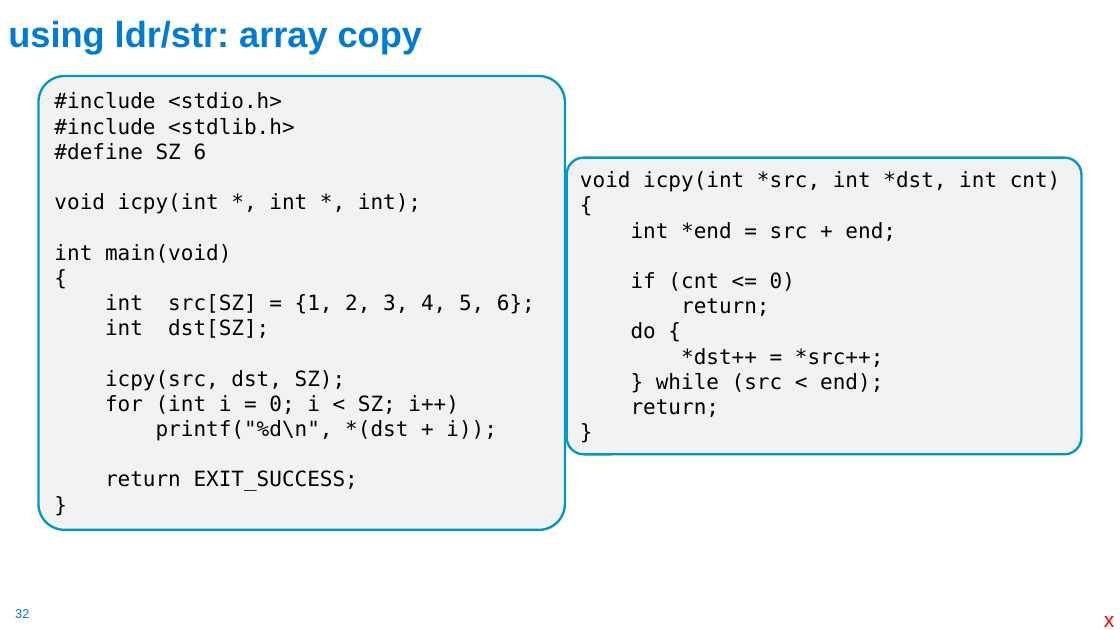
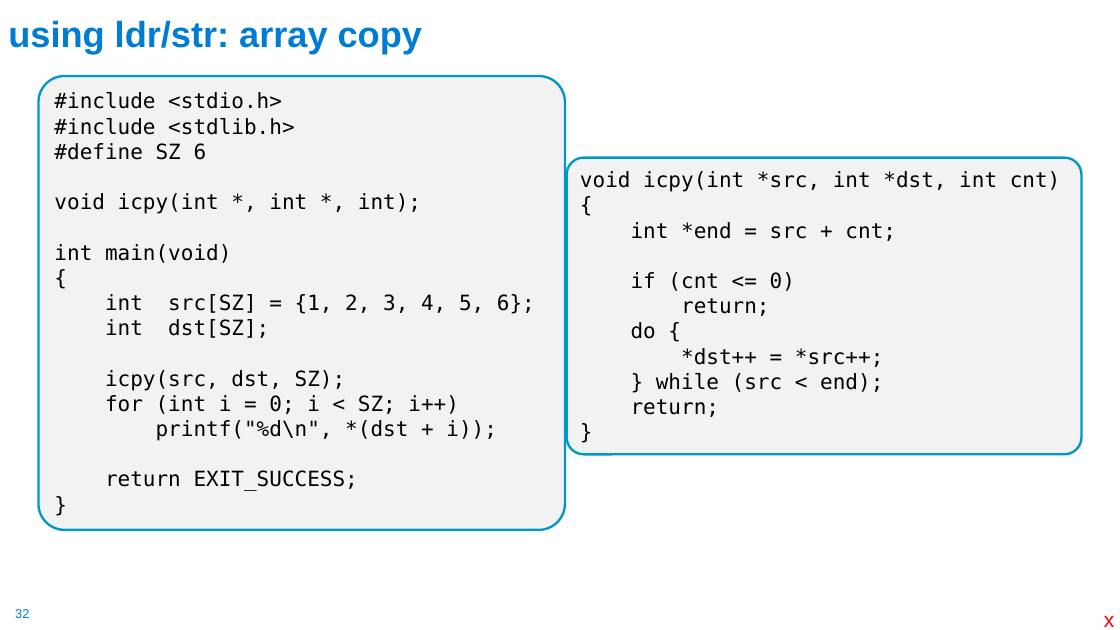
Before and after one commit to cse30-sp24/Muller-Slides, a slide deck: slide 32 of Lecture-15.pptx. Drawn at 1120x630 pixels with LibreOffice and Linux fonts; fonts in the diff are those of the drawing. Boxes give left, top, right and bottom in pixels: in the first picture for what was removed or moved away, otherwise in the second. Text is boxed around its words. In the diff, an @@ line names an element or a change of style, - is before the commit and + after.

```diff
--- a/Lecture-15.pptx
+++ b/Lecture-15.pptx
@@ text in rounded rectangle at bbox=[631, 222, 896, 241]: text changed @@
-int *end = src + end;
+int *end = src + cnt;
```
Also in this commit, not shown: 1 other slide changed, 5 slides removed, 3 other files.
